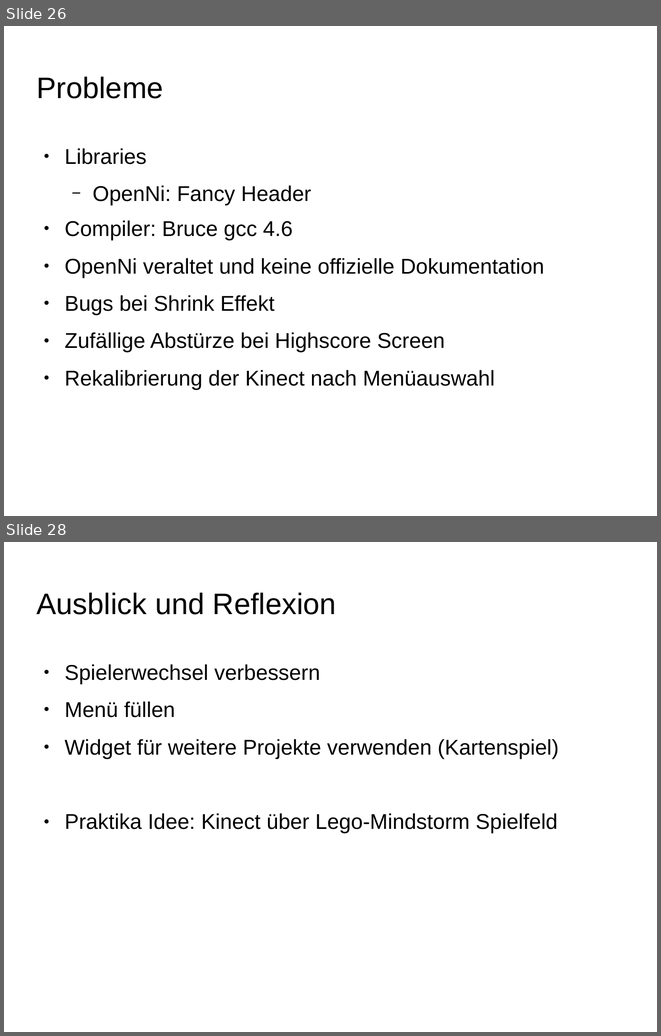
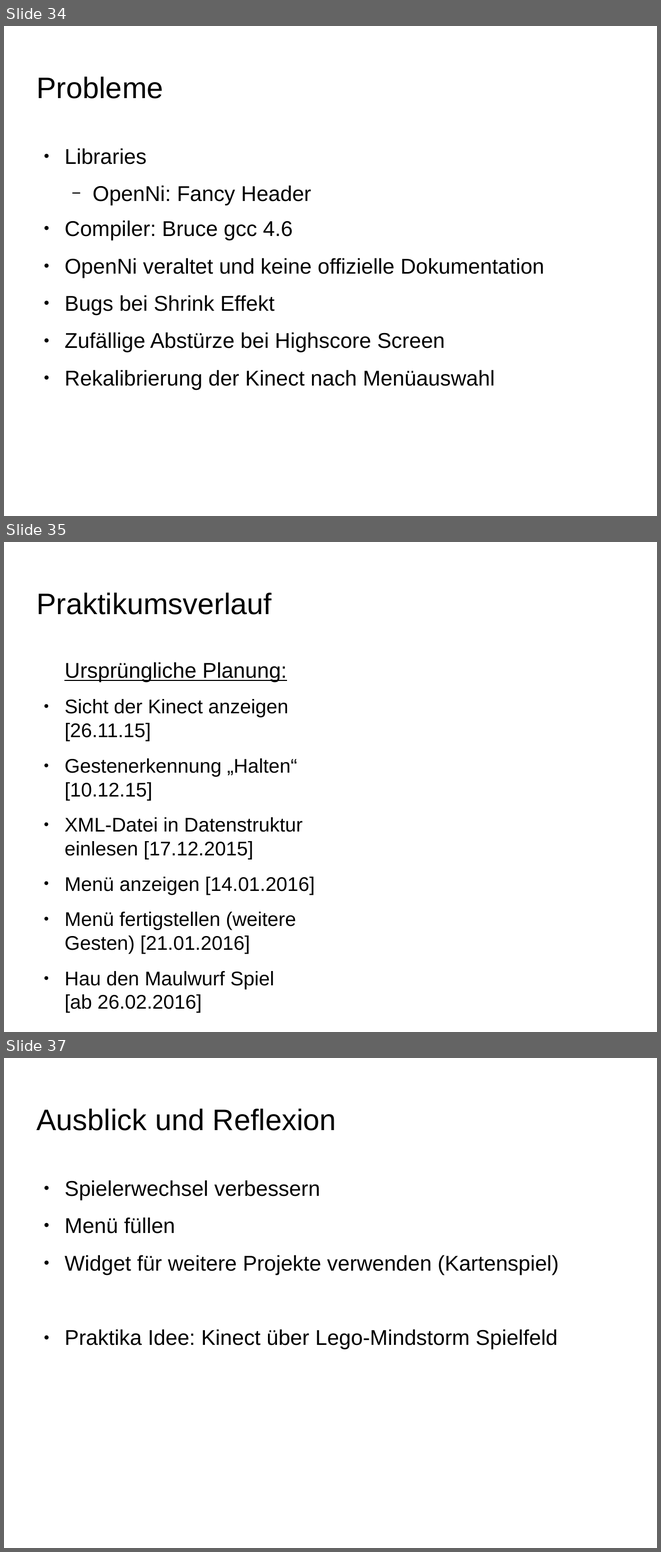
Before and after one commit to dagophil/sfml_openni, a slide deck: presentation/haegele_schill_kinect_menu.odp. Shown one above the other, each under a label of ours: slides 26 and 28 before the commit, slides 34, 35 and 37 after it; the slides between them are not shown. The pictures are 661x1036 and 661x1552 pixels, drawn with LibreOffice and Linux fonts; fonts in the diff are those of the drawing; background and template pictures are left out. Boxes give left, top, right and bottom in pixels: in the first picture for what was removed or moved away, otherwise in the second. Text is boxed around its words. In the diff, an @@ line names an element or a change of style, - is before the commit and + after.

```diff
--- a/presentation/haegele_schill_kinect_menu.odp
+++ b/presentation/haegele_schill_kinect_menu.odp
@@ slide 35 added at [4,542,657,1032], background picture (left out) @@
@@ title added at [37,592,272,615], 36 pt, text #000000 @@
+Praktikumsverlauf
@@ text added at [64,662,315,1013], 24 pt, text #000000 @@
+Ursprüngliche Planung:
+● Sicht der Kinect anzeigen [26.11.15]
+● Gestenerkennung „Halten“ [10.12.15]
+● XML-Datei in Datenstruktur einlesen [17.12.2015]
+● Menü anzeigen [14.01.2016]
+● Menü fertigstellen (weitere Gesten) [21.01.2016]
+● Hau den Maulwurf Spiel [ab 26.02.2016]
@@ what was slide 26 is now slide 34 @@
@@ what was slide 28 is now slide 37 @@
```
Also in this commit, not shown: 2 slides changed, 12 other slides added, 4 slides removed.
